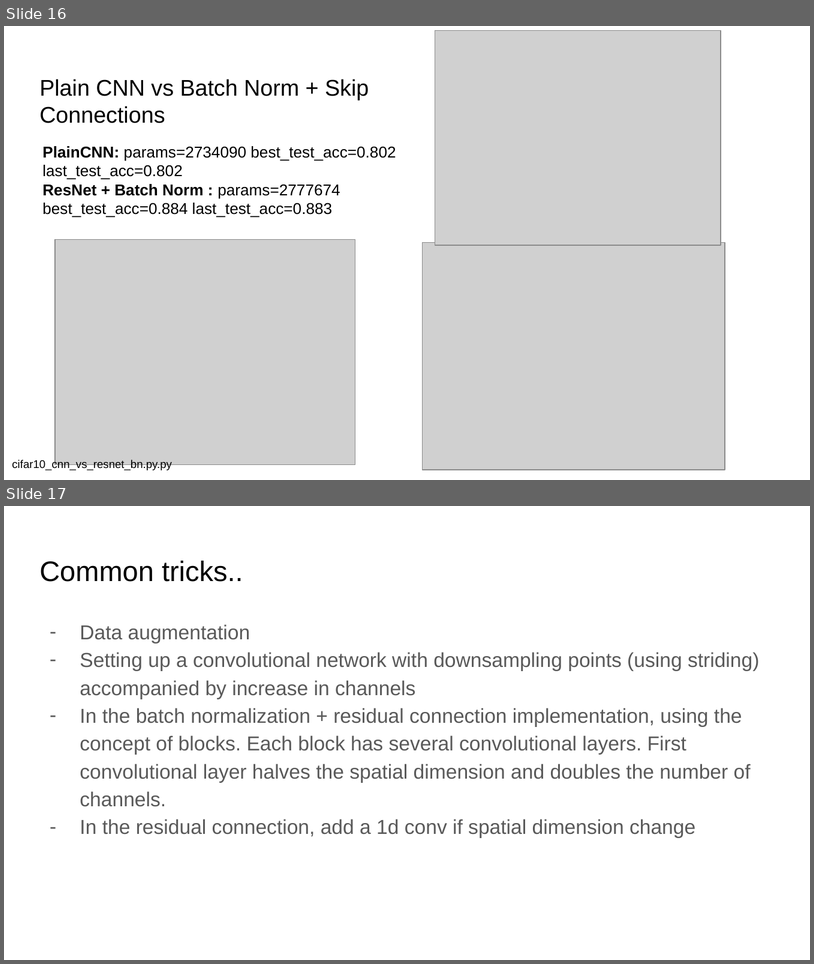
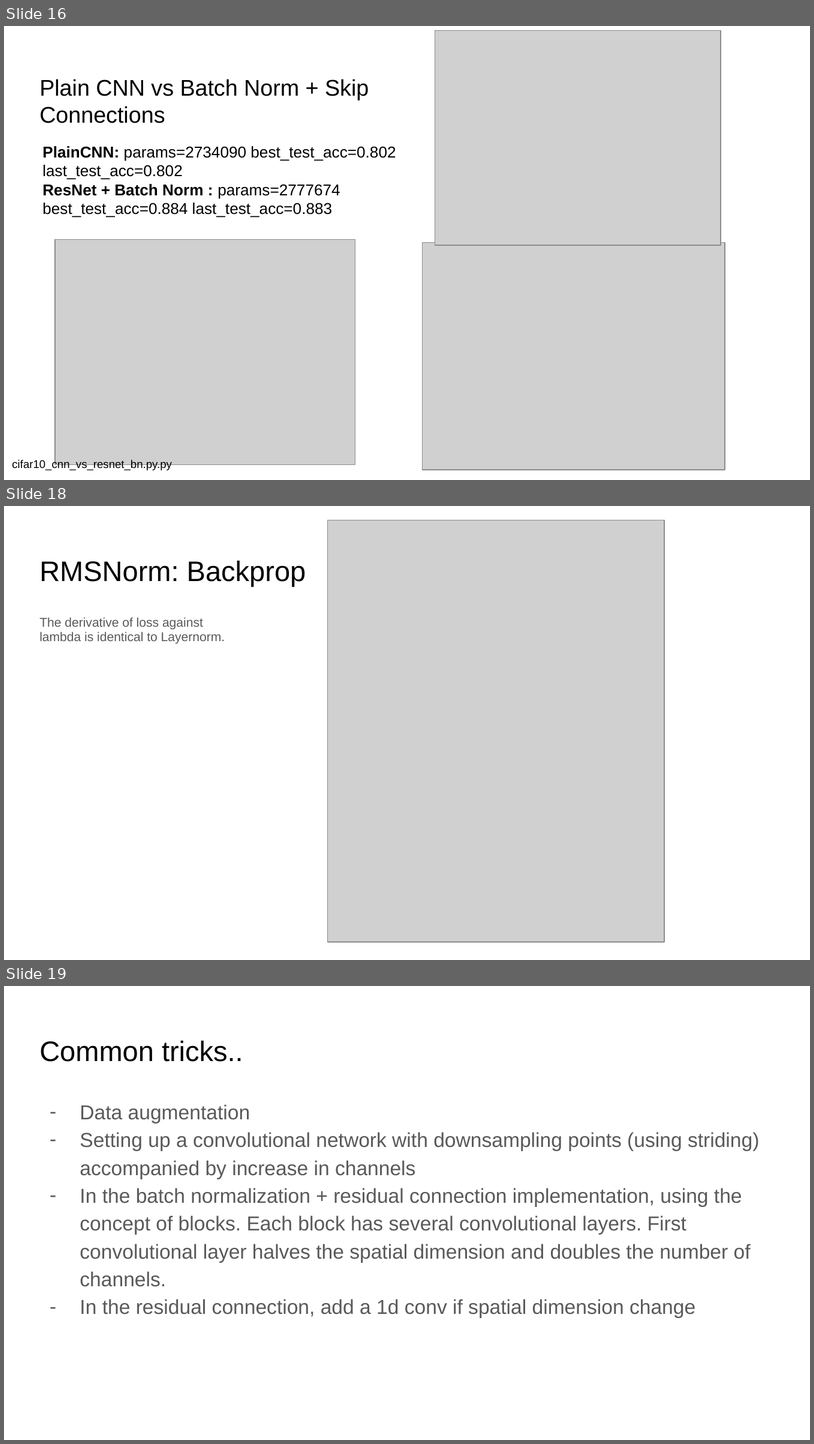
Before and after one commit to ankur6ue/deep-learning-course, a slide deck: Module 5/class_5.2/deep_learning_course_class_5.2.pptx. Shown one above the other, each under a label of ours: slides 16 and 17 before the commit, slides 16, 18 and 19 after it; the slides between them are not shown. The pictures are 814x964 and 814x1444 pixels, drawn with LibreOffice and Linux fonts; fonts in the diff are those of the drawing; grey boxes stand for pictures. Boxes give left, top, right and bottom in pixels: in the first picture for what was removed or moved away, otherwise in the second. Text is boxed around its words. In the diff, an @@ line names an element or a change of style, - is before the commit and + after.

Commit message:
Updated slides for lecture 5.2 by adding RMSNorm

```diff
--- a/Module 5/class_5.2/deep_learning_course_class_5.2.pptx
+++ b/Module 5/class_5.2/deep_learning_course_class_5.2.pptx
@@ slide 18 added at [4, 506, 810, 960], background #FFFFFF @@
@@ picture added at [327, 520, 665, 942] @@
@@ title added at [39, 561, 306, 586], 25.2 pt, text #000000 @@
+RMSNorm: Backprop
@@ text added at [39, 617, 225, 644], 11.2 pt, text #595959 @@
+The derivative of loss against lambda is identical to Layernorm.
@@ what was slide 17 is now slide 19 @@
```
Also in this commit, not shown: 1 other slide added.
